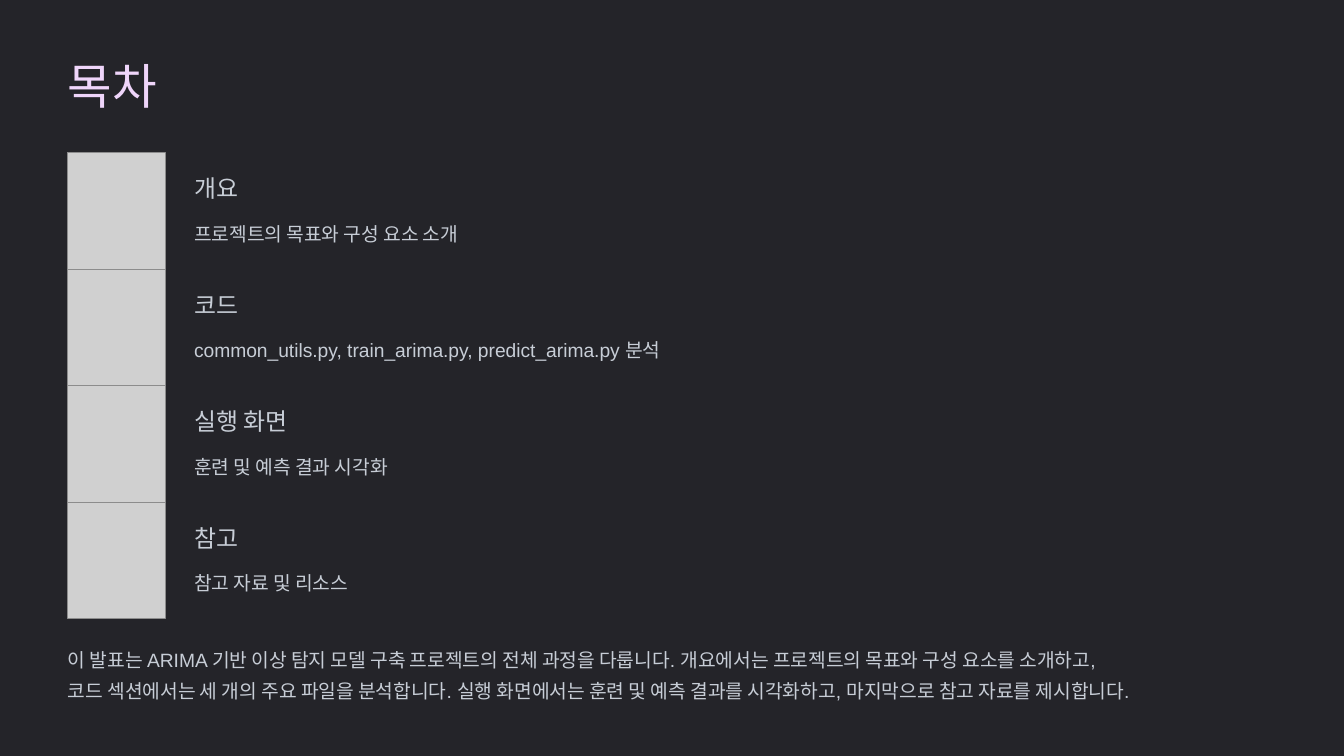
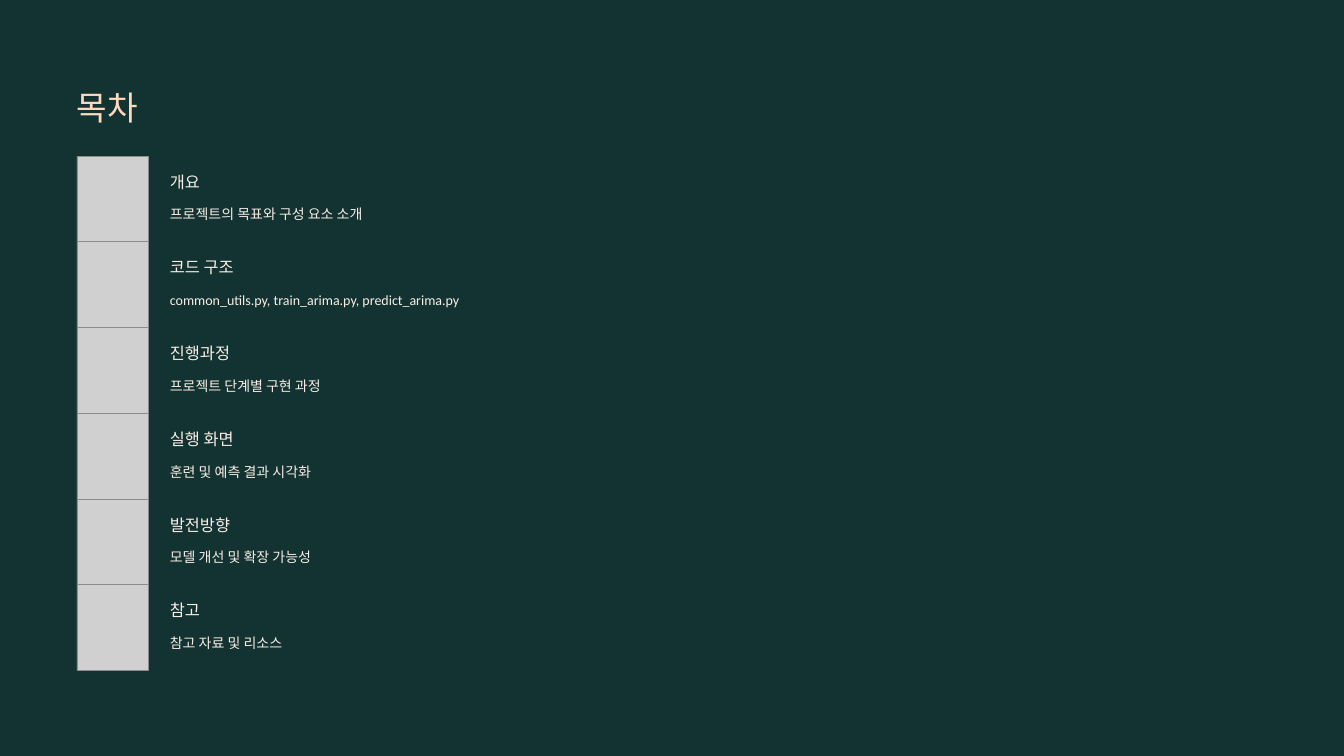
Before and after one commit to dhkeum9886/kmu-deeplearning, a slide deck: slide 2 of 과제/딥러닝특론_8주차과제_K2025029_금동환.pptx. Drawn at 1344x756 pixels with LibreOffice and Linux fonts; fonts in the diff are those of the drawing; grey boxes stand for pictures; background and template pictures are left out. Boxes give left, top, right and bottom in pixels: in the first picture for what was removed or moved away, otherwise in the second. Text is boxed around its words. In the diff, an @@ line names an element or a change of style, - is before the commit and + after.

```diff
--- a/과제/딥러닝특론_8주차과제_K2025029_금동환.pptx
+++ b/과제/딥러닝특론_8주차과제_K2025029_금동환.pptx
@@ background #FFFFFF to #000000 @@
@@ rectangle at [0,0,1344,756]: fill #242429 to #123332 @@
@@ text "목차": place and size @@
-text "목차" at [68,64,157,108]
+text "목차" at [77,92,138,123]
@@ text "목차" at [77,92,138,123]: size 41.5 to 28.5 pt, font Arial to Calibri, text colour #EFD5FA to #FFD9BE; line spacing 52pt to 36pt @@
@@ picture: place and size @@
-picture at [68,153,165,270]
+picture at [77,156,149,242]
@@ text "개요": place and size @@
-text "개요" at [194,177,238,199]
+text "개요" at [170,174,200,190]
@@ text "프로젝트의 목표와 구성 요소 소개": place and size @@
-text "프로젝트의 목표와 구성 요소 소개" at [194,225,458,243]
+text "프로젝트의 목표와 구성 요소 소개" at [170,207,363,220]
@@ picture added at [77,242,149,328] @@
@@ text at [170,260,234,275]: text changed; size 20.5 to 14 pt; font Arial to Calibri; text colour #C7CDD6 to #F9EEE7 @@
-코드
+코드 구조
@@ picture removed at [68,270,165,386] @@
@@ text at [170,295,459,308]: text changed; size 16.5 to 12 pt; font Arial to Calibri; text colour #C7CDD6 to #F9EEE7 @@
-common_utils.py, train_arima.py, predict_arima.py 분석
+common_utils.py, train_arima.py, predict_arima.py
@@ picture added at [77,328,149,413] @@
@@ text added at [170,345,230,361], 14 pt, text #F9EEE7 @@
+진행과정
@@ text added at [170,379,321,392], 12 pt, text #F9EEE7 @@
+프로젝트 단계별 구현 과정
@@ picture: place and size @@
-picture at [68,386,165,502]
+picture at [77,413,149,499]
@@ text "실행 화면": place and size @@
-text "실행 화면" at [194,410,288,432]
+text "실행 화면" at [170,431,234,447]
@@ text "훈련 및 예측 결과 시각화": place and size @@
-text "훈련 및 예측 결과 시각화" at [194,458,388,476]
+text "훈련 및 예측 결과 시각화" at [170,465,311,478]
@@ picture: place and size @@
-picture at [68,502,165,619]
+picture at [77,499,149,585]
@@ text added at [170,517,230,533], 14 pt, text #F9EEE7 @@
+발전방향
@@ text added at [170,550,311,563], 12 pt, text #F9EEE7 @@
+모델 개선 및 확장 가능성
@@ picture added at [77,585,149,670] @@
@@ size 20.5 to 14 pt, font Arial to Calibri, text colour #C7CDD6 to #F9EEE7; line spacing 26pt to 18pt in 3 elements at [170,174,200,190], [170,431,234,447], [170,602,200,617] @@
@@ text "참고": place and size @@
-text "참고" at [194,527,238,549]
+text "참고" at [170,602,200,617]
@@ size 16.5 to 12 pt, font Arial to Calibri, text colour #C7CDD6 to #F9EEE7; line spacing 26.5pt to 19.5pt in 3 elements at [170,465,311,478], [170,207,363,220], [170,636,283,649] @@
@@ text "참고 자료 및 리소스": place and size @@
-text "참고 자료 및 리소스" at [194,574,348,592]
+text "참고 자료 및 리소스" at [170,636,283,649]
@@ text removed at [68,651,1130,701] @@
-이 발표는 ARIMA 기반 이상 탐지 모델 구축 프로젝트의 전체 과정을 다룹니다. 개요에서는 프로젝트의 목표와 구성 요소를 소개하고,
-코드 섹션에서는 세 개의 주요 파일을 분석합니다. 실행 화면에서는 훈련 및 예측 결과를 시각화하고, 마지막으로 참고 자료를 제시합니다.
```
Also in this commit, not shown: 7 other slides changed, 5 slides added, 4 slides removed, 6 other files.
